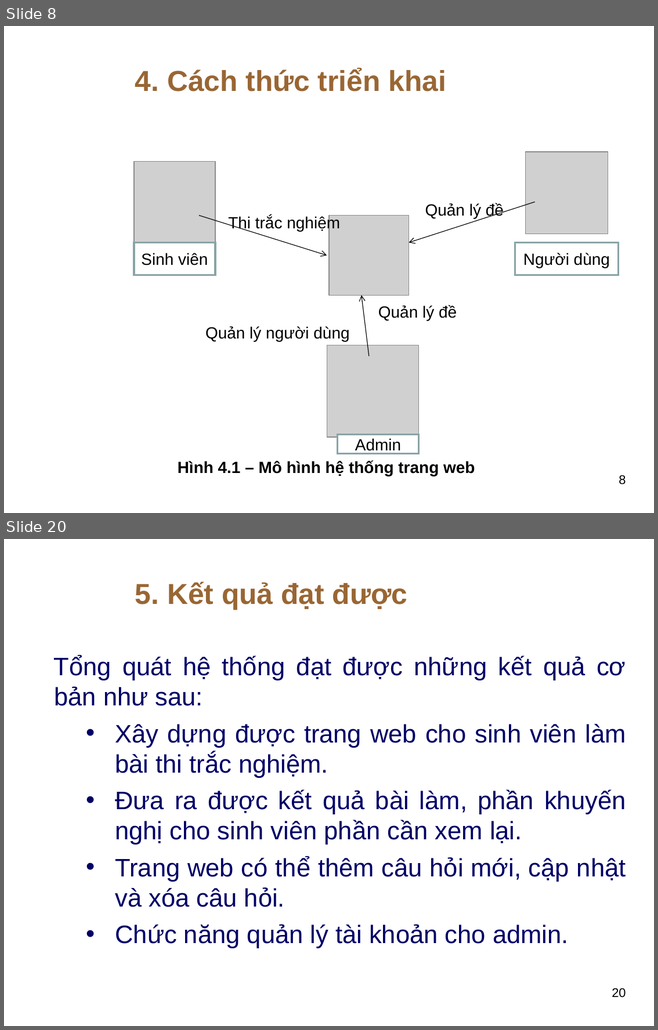
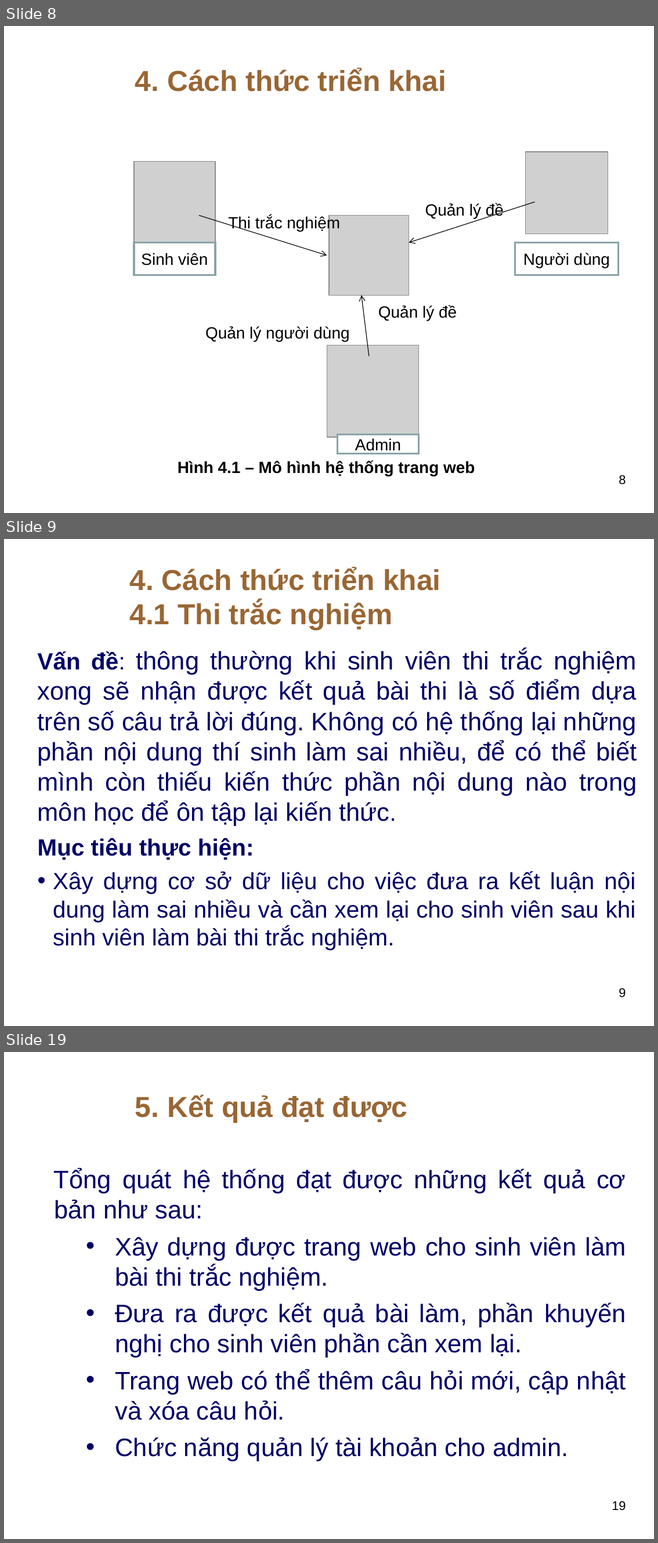
Before and after one commit to thuhuynh4393/testfrontend, a slide deck: Thu HUynh - SLide bao cao.ppt. Shown one above the other, each under a label of ours: slides 8 and 20 before the commit, slides 8, 9 and 19 after it; the slides between them are not shown. The pictures are 658x1030 and 658x1543 pixels, drawn with LibreOffice and Linux fonts; fonts in the diff are those of the drawing; grey boxes stand for pictures; background and template pictures are left out. Boxes give left, top, right and bottom in pixels: in the first picture for what was removed or moved away, otherwise in the second. Text is boxed around its words. In the diff, an @@ line names an element or a change of style, - is before the commit and + after.

```diff
--- a/Thu HUynh - SLide bao cao.ppt
+++ b/Thu HUynh - SLide bao cao.ppt
@@ slide 9 added at (4, 539, 654, 1026), background picture (left out) @@
@@ text added at (129, 567, 441, 631), 32 pt, text #996633, bold @@
+4. Cách thức triển khai
+4.1 Thi trắc nghiệm
@@ text added at (38, 649, 637, 950), 28 pt, text #000066 @@
+Vấn đề: thông thường khi sinh viên thi trắc nghiệm xong sẽ nhận được kết quả bài thi là số điểm dựa trên số câu trả lời đúng. Không có hệ thống lại những phần nội dung thí sinh làm sai nhiều, để có thể biết mình còn thiếu kiến thức phần nội dung nào trong môn học để ôn tập lại kiến thức.
+Mục tiêu thực hiện:
+• Xây dựng cơ sở dữ liệu cho việc đưa ra kết luận nội dung làm sai nhiều và cần xem lại cho sinh viên sau khi sinh viên làm bài thi trắc nghiệm.
@@ page number added at (618, 988, 625, 998), 14 pt, text #000000 @@
+9
@@ what was slide 20 is now slide 19 @@
@@ page number at (611, 1501, 625, 1511): text changed @@
-20
+19
```
Also in this commit, not shown: 4 slides changed, 9 other slides added, 11 slides removed, 1 other file.
